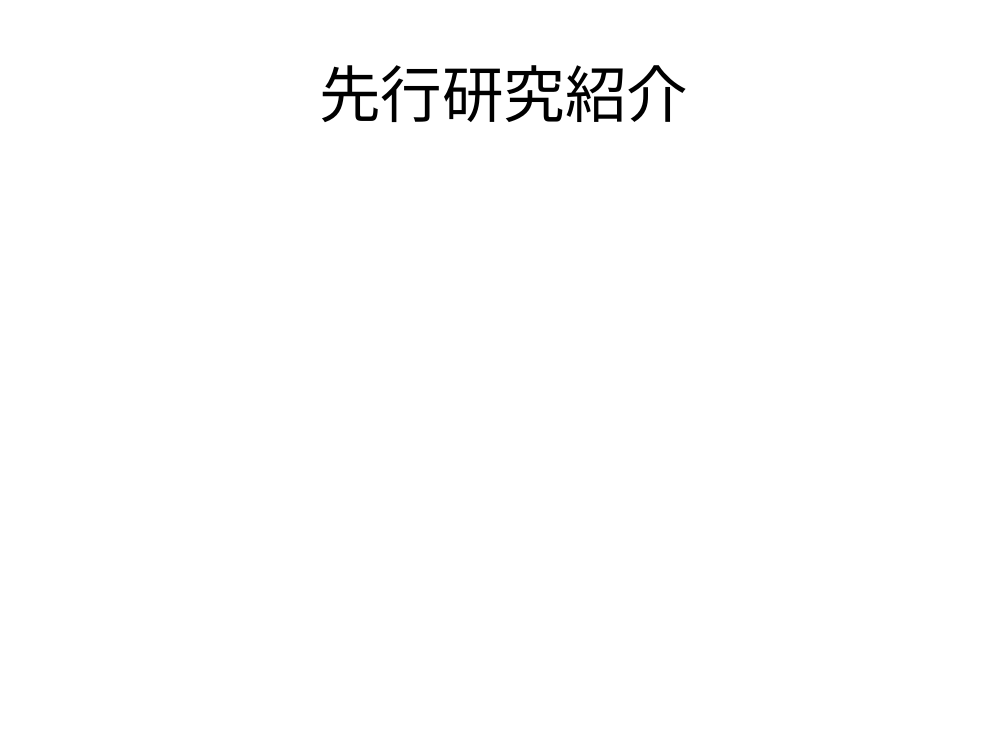
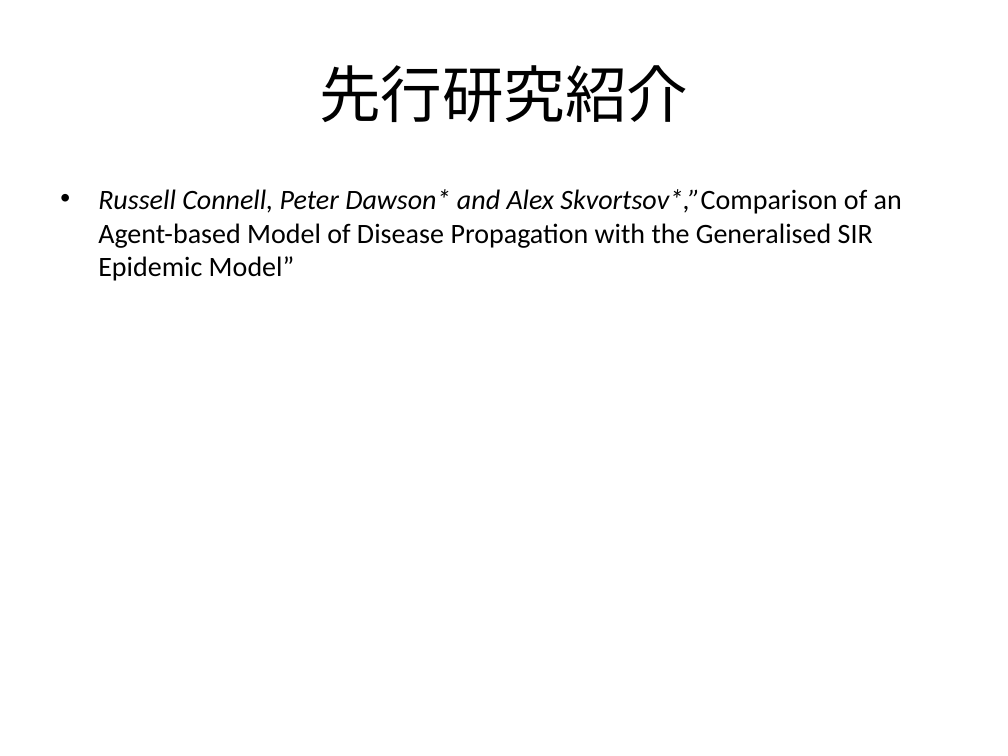
Before and after one commit to nkud/Research-BB, a slide deck: slide 4 of ppt/卒業研究.pptx (slide 5 before the commit). Drawn at 1008x756 pixels with LibreOffice and Linux fonts; fonts in the diff are those of the drawing. Boxes give left, top, right and bottom in pixels: in the first picture for what was removed or moved away, otherwise in the second. Text is boxed around its words. In the diff, an @@ line names an element or a change of style, - is before the commit and + after.

```diff
--- a/ppt/卒業研究.pptx
+++ b/ppt/卒業研究.pptx
@@ text added at bbox=[98, 189, 902, 281], 20 pt, text #000000 @@
+• Russell Connell, Peter Dawson* and Alex Skvortsov*,”Comparison of an Agent-based Model of Disease Propagation with the Generalised SIR Epidemic Model”
```
Also in this commit, not shown: 2 other slides changed, 2 slides added, 3 slides removed.
